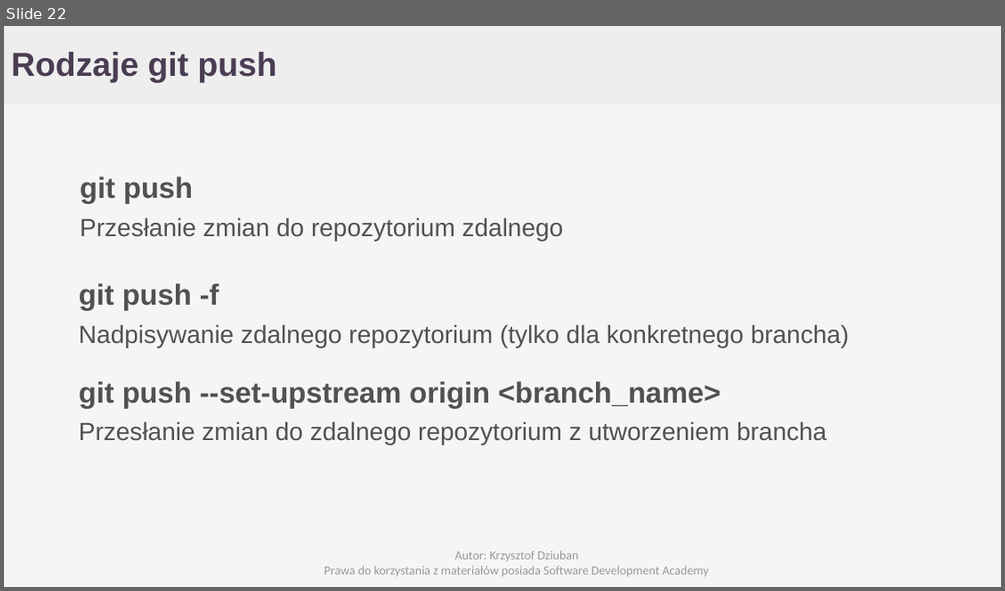
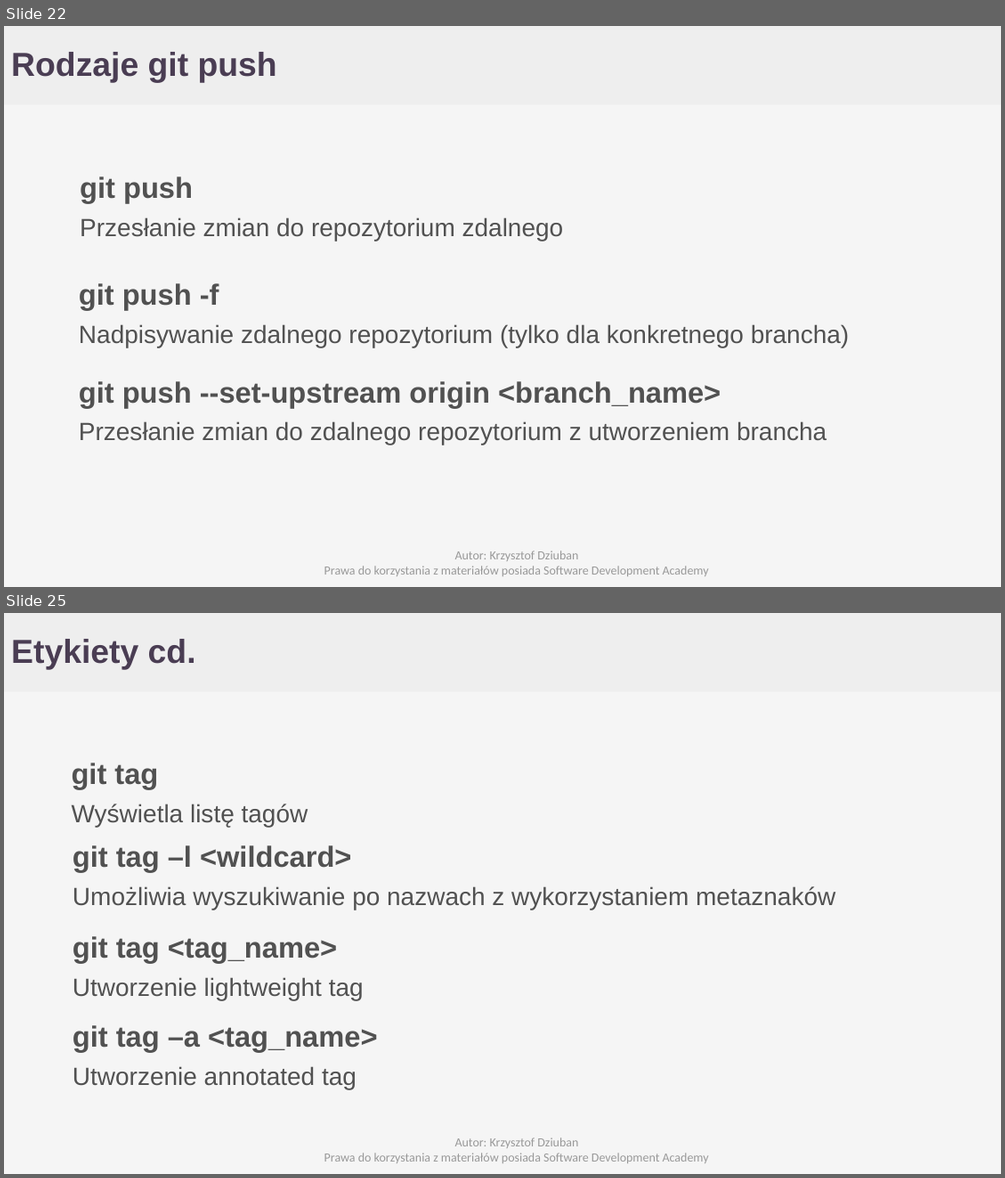
Before and after one commit to Cristopherus/Git_tutorial, a slide deck: GIT.pptx. Shown one above the other, each under a label of ours: slide 22 before the commit, slides 22 and 25 after it; the slides between them are not shown. The pictures are 1005x591 and 1005x1178 pixels, drawn with LibreOffice and Linux fonts; fonts in the diff are those of the drawing; background and template pictures are left out. Boxes give left, top, right and bottom in pixels: in the first picture for what was removed or moved away, otherwise in the second. Text is boxed around its words. In the diff, an @@ line names an element or a change of style, - is before the commit and + after.

```diff
--- a/GIT.pptx
+++ b/GIT.pptx
@@ slide 25 added at [4, 613, 1001, 1174], background #F5F5F5; not listed: 1 template element that a slide beside it also shows @@
@@ text added at [11, 639, 196, 670], 32 pt, text #4A3D53, bold @@
+Etykiety cd.
@@ text added at [72, 763, 308, 827], 24 pt, text #515151 @@
+git tag
+Wyświetla listę tagów
@@ text added at [73, 845, 835, 909], 24 pt, text #515151 @@
+git tag –l <wildcard>
+Umożliwia wyszukiwanie po nazwach z wykorzystaniem metaznaków
@@ text added at [73, 936, 364, 1000], 24 pt, text #515151 @@
+git tag <tag_name>
+Utworzenie lightweight tag
@@ text added at [73, 1025, 377, 1089], 24 pt, text #515151 @@
+git tag –a <tag_name>
+Utworzenie annotated tag
@@ text added at [324, 1137, 709, 1163], 12 pt, text #999999 @@
+Autor: Krzysztof Dziuban
+Prawa do korzystania z materiałów posiada Software Development Academy
```
Also in this commit, not shown: 5 other slides added.
